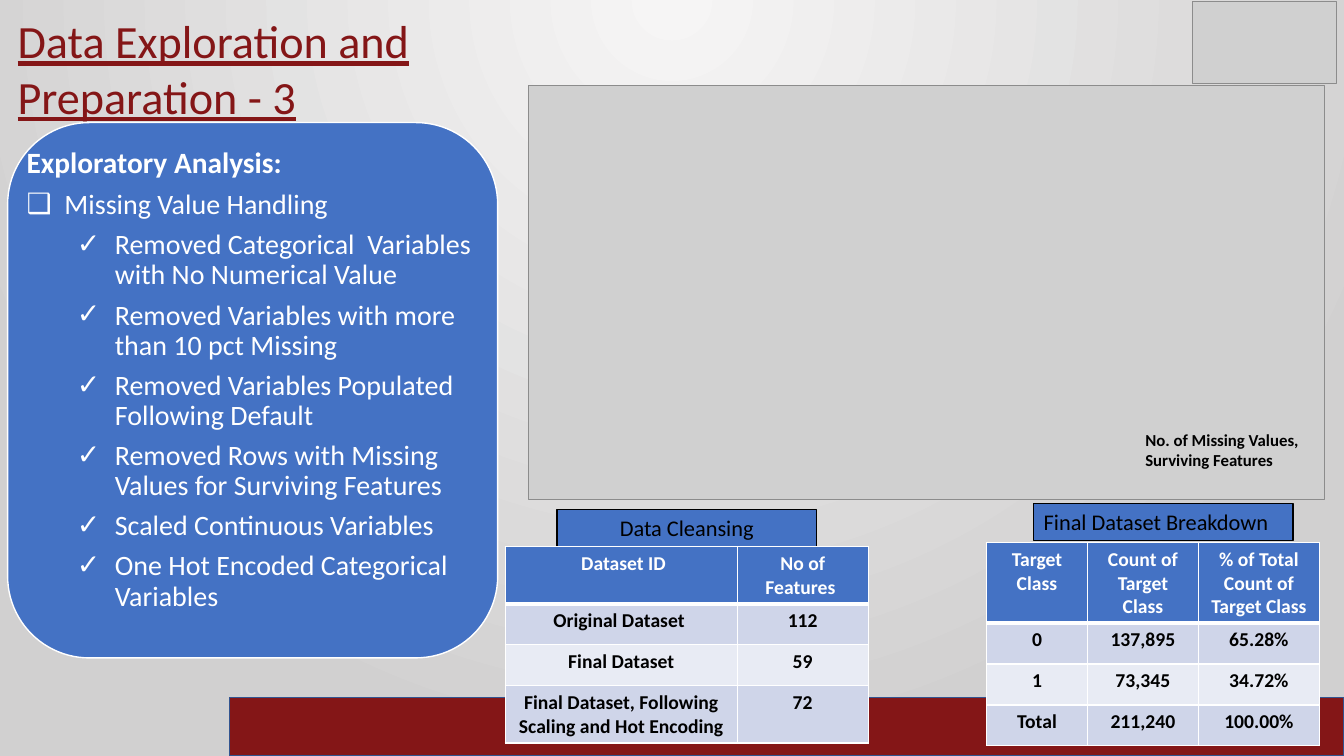
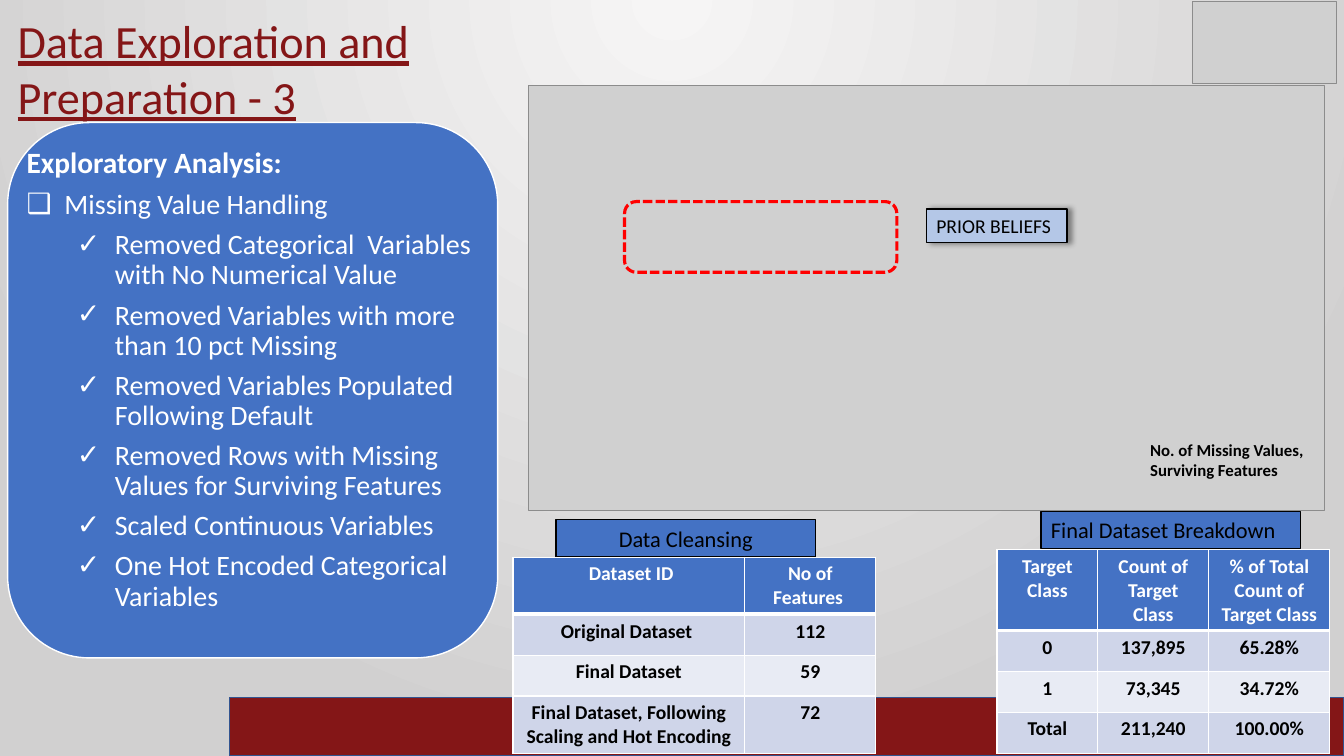
Before and after one commit to ramrao0102/DSA5900-Project, a slide deck: slide 6 of Ram_Rao_Final_Practicum.pptx. Drawn at 1344x756 pixels with LibreOffice and Linux fonts; fonts in the diff are those of the drawing; grey boxes stand for pictures; background and template pictures are left out. Boxes give left, top, right and bottom in pixels: in the first picture for what was removed or moved away, otherwise in the second. Text is boxed around its words. In the diff, an @@ line names an element or a change of style, - is before the commit and + after.

```diff
--- a/Ram_Rao_Final_Practicum.pptx
+++ b/Ram_Rao_Final_Practicum.pptx
@@ picture: place and size @@
-picture at <box>528,86,1324,500</box>
+picture at <box>528,86,1324,511</box>
@@ rounded rectangle added at <box>625,202,897,272</box>, outline #FF0000 2.25 pt dashed @@
@@ rectangle added at <box>927,209,1068,243</box>, fill #B4C7E7, outline #000000 1 pt, 14 pt, text #000000 @@
+PRIOR BELIEFS
@@ text "No. of Missing Values, Surviving ...": place and size @@
-text "No. of Missing Values, Surviving ..." at <box>1145,434,1299,469</box>
+text "No. of Missing Values, Surviving ..." at <box>1150,444,1304,479</box>
@@ rectangle "Data Cleansing": place and size @@
-rectangle "Data Cleansing" at <box>558,509,817,546</box>
+rectangle "Data Cleansing" at <box>557,520,816,558</box>
@@ rectangle "Final Dataset Breakdown": place and size @@
-rectangle "Final Dataset Breakdown" at <box>1034,503,1294,540</box>
+rectangle "Final Dataset Breakdown" at <box>1042,512,1301,549</box>
@@ table: place and size @@
-table at <box>505,546,868,742</box>
+table at <box>513,558,876,753</box>
@@ table: place and size @@
-table at <box>987,542,1320,746</box>
+table at <box>997,549,1330,753</box>
```
Also in this commit, not shown: 2 other slides changed, 1 other file.
